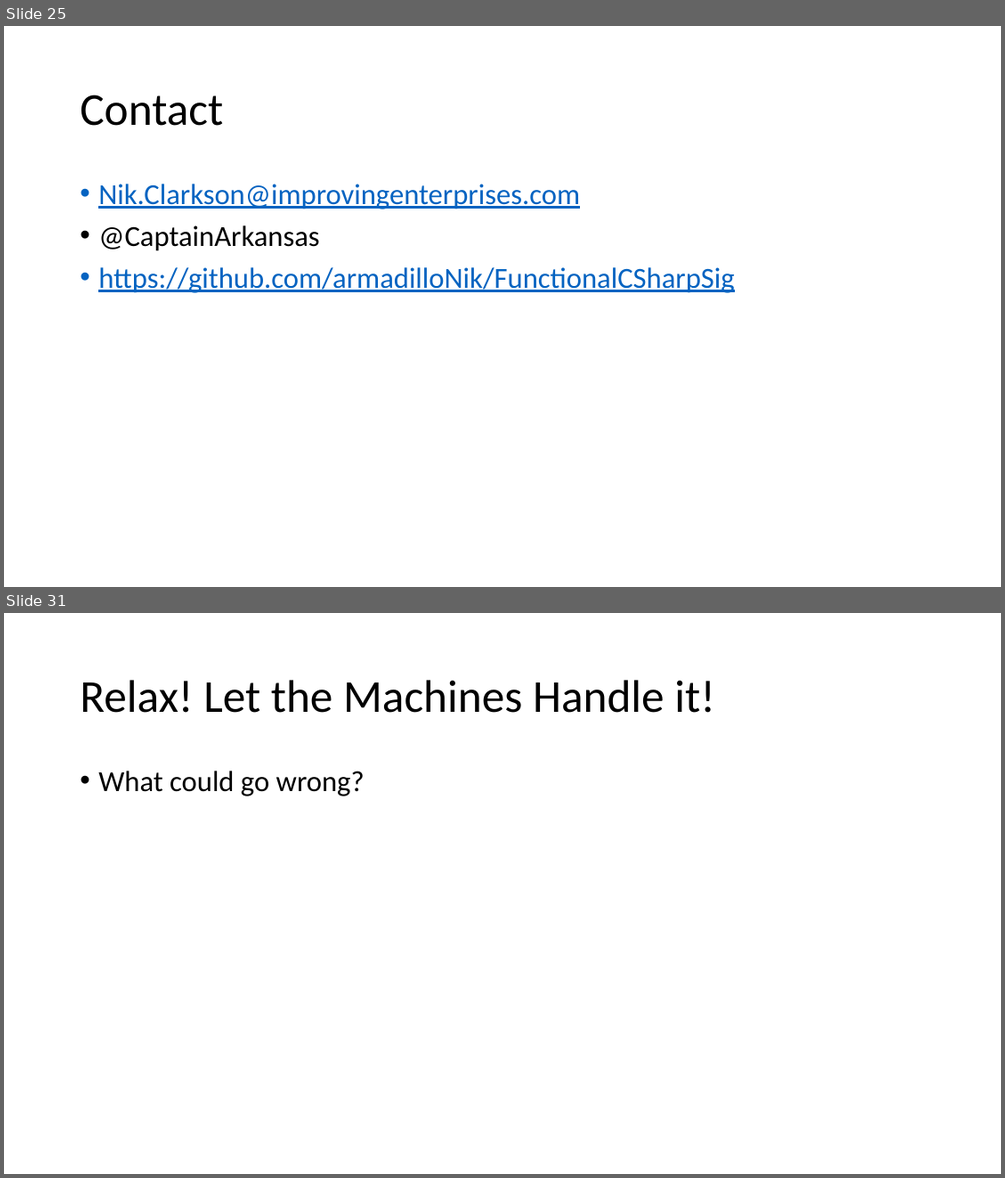
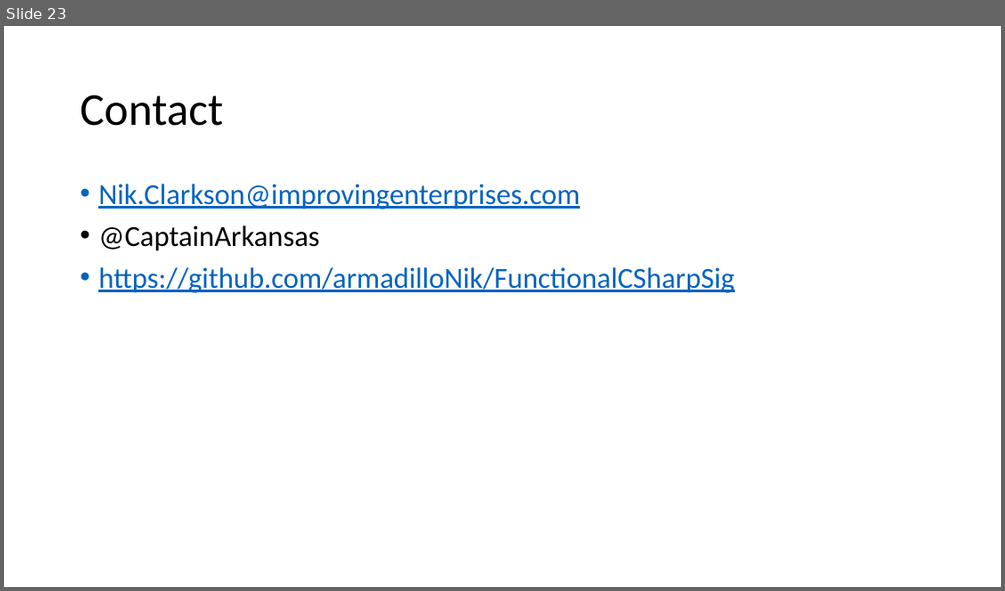
Before and after one commit to armadilloNik/FunctionalCSharpSig, a slide deck: slides/FpViaCSharp.pptx. Shown one above the other, each under a label of ours: slides 25 and 31 before the commit, slide 23 after it; the slides between them are not shown. The pictures are 1005x1178 and 1005x591 pixels, drawn with LibreOffice and Linux fonts; fonts in the diff are those of the drawing. Boxes give left, top, right and bottom in pixels: in the first picture for what was removed or moved away, otherwise in the second. Text is boxed around its words. In the diff, an @@ line names an element or a change of style, - is before the commit and + after.

```diff
--- a/slides/FpViaCSharp.pptx
+++ b/slides/FpViaCSharp.pptx
@@ slide 31 removed at (x1=4, y1=613, x2=1001, y2=1174), background #FFFFFF @@
@@ title removed at (x1=80, y1=680, x2=715, y2=713) @@
-Relax! Let the Machines Handle it!
@@ text removed at (x1=98, y1=771, x2=364, y2=796) @@
-• What could go wrong?
@@ what was slide 25 is now slide 23 @@
```
Also in this commit, not shown: 1 slide changed, 9 other slides removed, 2 other files.
